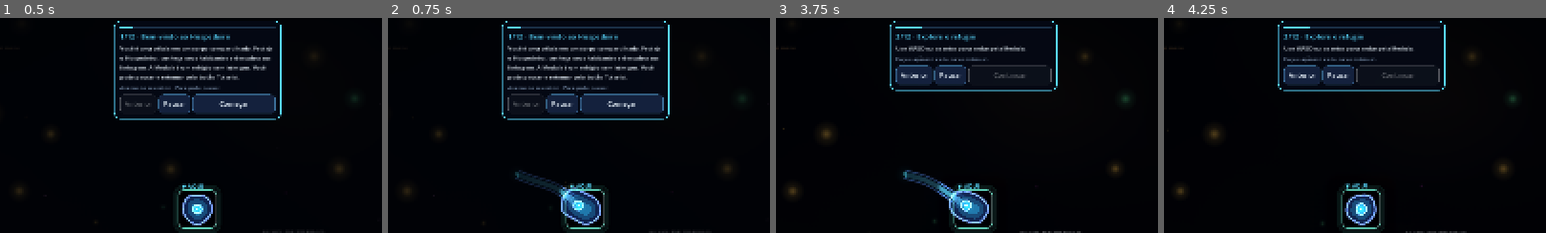
Above: before the commit, frames 1-4 (left to right).
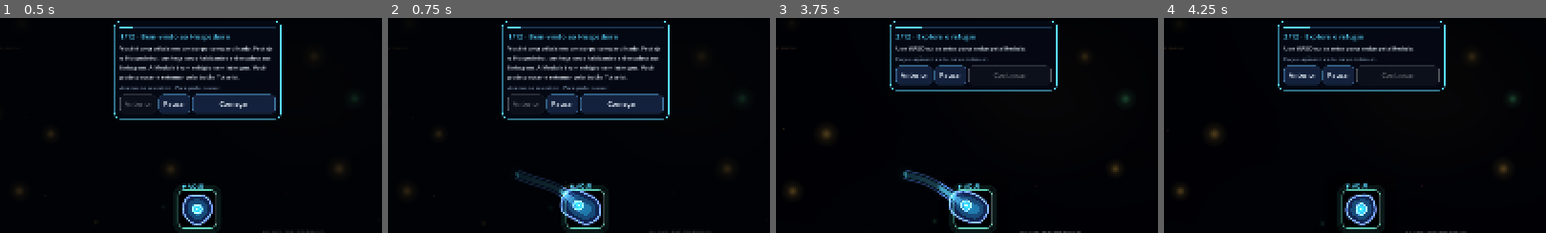
Above: after the commit, the same moments.

Repository: jodaltro/mmorpg
Game: Godot game, scene res://scenes/main.tscn
Two runs of this game, one before a commit and one after it. Both use one fixed random seed, a clock stepped at 60 frames per second and the inputs below.
Inputs:
- Up to frame 1 (0.5 s): no input
- Up to frame 2 (0.75 s): click "REINICIAR MUNDO" at 0.5 s
- Up to frame 3 (3.75 s): click "Começar" at 1.25 s; click "CONFIRMAR? apaga tudo" at 2 s; click "REINICIAR MUNDO" at 2.75 s; click "REINICIAR MUNDO" at 3.5 s
- Up to frame 4 (4.25 s): no input
The pictures show only the part of the screen within x 24-74%, y 6-56%; the shares and areas given below are measured in that part.

Frame 1 is identical in both runs. In frame 2, 0.2% of the frame differs, in the area x 44-56%, y 78-97%; in frame 3, 0.2%; in frame 4, less than 0.1%.

Commit message:
fix(hospedeiro): body springs integrated in small steps (needle/pancake flashes); callings offered only after a short stay
Co-Authored-By: Claude Sonnet 5.5 <noreply@anthropic.com>

Diff:
--- a/clients/hospedeiro/scripts/runtime/bio_calling_panel.gd
+++ b/clients/hospedeiro/scripts/runtime/bio_calling_panel.gd
@@ -10,8 +10,11 @@
 var _box: VBoxContainer
 var _chip: Button
 var _view: Dictionary = {}
+var dwell := 2.5  # seconds in a crisis before it offers anything: passing through a corridor asks nothing of you
 var _dismissed_for := ""  # the crisis whose offer the player put away
 var _key := ""
+var _here_for := ""  # the crisis the player is standing in, and since when
+var _here_since := 0.0
 
 
 func configure() -> void:
@@ -57,13 +60,23 @@
 	return out
 
 
+## The offer waits `dwell` seconds, so the view is looked at again while it is pending.
+func _process(_delta: float) -> void:
+	if not _view.is_empty() and not _card.visible and BioCallingRules.is_choosing(_view):
+		apply(_view)
+
+
 ## Takes the engine's `calling` view of the player.
 func apply(view: Dictionary) -> void:
 	_view = view
 	var conflict := str(view.get("conflict", ""))
 	if conflict.is_empty():
 		_dismissed_for = ""
-	var key := JSON.stringify(view)
+	if conflict != _here_for:
+		_here_for = conflict
+		_here_since = Time.get_ticks_msec() * 0.001
+	var waited := Time.get_ticks_msec() * 0.001 - _here_since >= dwell
+	var key := JSON.stringify(view) + str(waited)
 	if key == _key:
 		return
 	_key = key
@@ -71,7 +84,7 @@
 		_show_card(false)
 		_chip.visible = true
 		_chip.text = "CHAMADO: %s  ·  %s   (trocar)" % [_name_of(view), BioCallingRules.role_name(str(view.get("role", "")))]
-	elif BioCallingRules.is_choosing(view) and _dismissed_for != conflict:
+	elif BioCallingRules.is_choosing(view) and _dismissed_for != conflict and waited:
 		_chip.visible = false
 		_show_card(true)
 	else:
--- a/clients/hospedeiro/scripts/runtime/bio_cell_body.gd
+++ b/clients/hospedeiro/scripts/runtime/bio_cell_body.gd
@@ -86,6 +86,8 @@
 
 ## Elastic motion: a spring along a direction (negative = squashed back, positive = stretched out), a
 ## breathing spring for swelling, and a short queue of timed kicks (wind-up, then snap).
+const SPRING_STEP := 0.016  # seconds: the longest step the body's springs take at once
+
 var _stretch := 0.0
 var _stretch_v := 0.0
 var _stretch_dir := Vector2.RIGHT
@@ -251,12 +253,17 @@
 		if float(kick[0]) <= 0.0:
 			_stretch_v += float(kick[1])
 	_kicks = _kicks.filter(func(k: Array) -> bool: return float(k[0]) > 0.0)
-	_stretch_v += (-220.0 * _stretch - 14.0 * _stretch_v) * delta
-	_stretch = clampf(_stretch + _stretch_v * delta, -0.55, 1.4)
 	if _swell_target != 1.0 and BioClock.now() >= _swell_until:
 		_swell_target = 1.0
-	_swell_v += (-150.0 * (_swell - _swell_target) - 13.0 * _swell_v) * delta
-	_swell = clampf(_swell + _swell_v * delta, 0.5, 1.8)
+	# The springs are stiff: one long step (a hitch when a form changes or a corridor loads) makes them oscillate to their limits and the
+	# body flashes between a needle and a pancake. Small fixed steps keep them stable whatever the frame took.
+	var steps := clampi(ceili(delta / SPRING_STEP), 1, 12)
+	var h := minf(delta, SPRING_STEP * 12.0) / steps
+	for i in steps:
+		_stretch_v += (-220.0 * _stretch - 14.0 * _stretch_v) * h
+		_stretch = clampf(_stretch + _stretch_v * h, -0.55, 1.4)
+		_swell_v += (-150.0 * (_swell - _swell_target) - 13.0 * _swell_v) * h
+		_swell = clampf(_swell + _swell_v * h, 0.5, 1.8)
 
 
 func flash() -> void:
--- /dev/null
+++ b/clients/hospedeiro/tests/capture_calling.gd
@@ -0,0 +1,33 @@
+extends SceneTree
+## The player's body while a calling is worn and after it is given back, in the real renderer: a few frames each, to see it jump or twist.
+##   godot --path clients/hospedeiro --script res://tests/capture_calling.gd -- <output_dir>
+
+
+func _initialize() -> void:
+	_run.call_deferred()
+
+
+func _run() -> void:
+	var out_dir: String = OS.get_cmdline_user_args()[0] if OS.get_cmdline_user_args().size() > 0 else "."
+	DirAccess.make_dir_recursive_absolute(out_dir)
+	var world := load("res://scenes/main.tscn").instantiate() as BioWorld
+	world.save_path = ""
+	world.engine_url = ""
+	root.add_child(world)
+	await create_timer(1.5).timeout
+	var held := {"conflict": "x", "current": "t-regulador", "role": "controle", "form": "t-regulador", "offer": []}
+	var none := {"conflict": "", "offer": []}
+	# a strip of the cell's neighbourhood every 0.3 s, so a jump or a twist shows as a different tile
+	var strip := Image.create_empty(160 * 12, 160 * 3, false, Image.FORMAT_RGBA8)
+	var row := 0
+	for p in [["worn", held], ["back", none], ["again", held]]:
+		world.apply_engine_calling(p[1])
+		for i in 12:
+			await create_timer(0.3 if row != 0 or i > 0 else 2.0).timeout
+			var shot := root.get_texture().get_image()
+			shot.convert(Image.FORMAT_RGBA8)
+			var c := world.player.get_global_transform_with_canvas().origin
+			strip.blit_rect(shot, Rect2i(int(c.x) - 80, int(c.y) - 80, 160, 160), Vector2i(160 * i, 160 * row))
+		row += 1
+	strip.save_png(out_dir + "/strip.png")
+	quit()
--- /dev/null
+++ b/clients/hospedeiro/tests/capture_calling_forms.gd
@@ -0,0 +1,38 @@
+extends SceneTree
+## Every calling form worn and given back (real renderer, offline): per form a row of tiles, the first half worn, the second half after release.
+##   godot --path clients/hospedeiro --script res://tests/capture_forms.gd -- <output_dir>
+
+const FORMS := ["neutrofilo", "t-citotoxico", "celula-nk", "macrofago", "eosinofilo", "t-auxiliar", "mastocito", "t-regulador", "linfocito-b", "dendritica"]
+
+
+func _initialize() -> void:
+	_run.call_deferred()
+
+
+func _run() -> void:
+	var out_dir: String = OS.get_cmdline_user_args()[0] if OS.get_cmdline_user_args().size() > 0 else "."
+	DirAccess.make_dir_recursive_absolute(out_dir)
+	var world := load("res://scenes/main.tscn").instantiate() as BioWorld
+	world.save_path = ""
+	world.engine_url = ""
+	root.add_child(world)
+	await create_timer(1.5).timeout
+	var strip := Image.create_empty(120 * 16, 120 * FORMS.size(), false, Image.FORMAT_RGBA8)
+	for r in FORMS.size():
+		world.apply_engine_calling({"conflict": "x", "current": FORMS[r], "role": "x", "form": FORMS[r], "offer": []})
+		for i in 8:
+			await create_timer(0.35).timeout
+			_tile(world, strip, i, r)
+		world.apply_engine_calling({"conflict": "", "offer": []})
+		for i in 8:
+			await create_timer(0.35).timeout
+			_tile(world, strip, 8 + i, r)
+	strip.save_png(out_dir + "/forms.png")
+	quit()
+
+
+func _tile(world: BioWorld, strip: Image, col: int, row: int) -> void:
+	var shot := root.get_texture().get_image()
+	shot.convert(Image.FORMAT_RGBA8)
+	var c := world.player.get_global_transform_with_canvas().origin
+	strip.blit_rect(shot, Rect2i(int(c.x) - 60, int(c.y) - 60, 120, 120), Vector2i(120 * col, 120 * row))
--- /dev/null
+++ b/clients/hospedeiro/tests/capture_calling_live.gd
@@ -0,0 +1,59 @@
+extends SceneTree
+## The cell's body across a real calling against a real isolated engine: before, worn, back and a while after, a tile every 0.3 s.
+##   godot --path clients/hospedeiro --script res://tests/capture_calling_live.gd -- http://127.0.0.1:8198 <out_dir>
+
+const REGIONS := ["pele", "baco", "figado", "intestino", "pulmao", "medula", "rim", "linfonodo", "cerebro"]
+var _strip: Image
+var _tile := 0
+
+
+func _initialize() -> void:
+	_run.call_deferred()
+
+
+func _snap(world: BioWorld, seconds: float, tag: String) -> void:
+	var n := int(seconds / 0.3)
+	for i in n:
+		await create_timer(0.3).timeout
+		var shot := root.get_texture().get_image()
+		shot.convert(Image.FORMAT_RGBA8)
+		var c := world.player.get_global_transform_with_canvas().origin
+		_strip.blit_rect(shot, Rect2i(int(c.x) - 80, int(c.y) - 80, 160, 160), Vector2i(160 * (_tile % 16), 160 * (_tile / 16)))
+		_tile += 1
+	print("LIVE %s: form=%s calling=%s tail_on=%s spikes=%d" % [tag, world.lineage_id, str(world.engine_calling_view().get("current", "")), world.player.get_node("Body").tail_on if world.player.has_node("Body") else "?", 0])
+
+
+func _run() -> void:
+	var args := OS.get_cmdline_user_args()
+	var out_dir := args[1] if args.size() > 1 else "."
+	DirAccess.make_dir_recursive_absolute(out_dir)
+	_strip = Image.create_empty(160 * 16, 160 * 6, false, Image.FORMAT_RGBA8)
+	var world := load("res://scenes/main.tscn").instantiate() as BioWorld
+	world.save_path = ""
+	world.engine_url = args[0]
+	root.add_child(world)
+	await create_timer(25.0).timeout  # let the engine's look grow into the body first
+	await _snap(world, 4.8, "before")
+	var found := ""
+	for round_i in 30:
+		for region in REGIONS:
+			world.player.global_position = BioBodyMap.center_px(StringName(region))
+			await create_timer(1.6).timeout
+			if BioCallingRules.is_choosing(world.engine_calling_view()):
+				found = region
+				break
+		if found != "":
+			break
+	if found == "":
+		print("LIVE no calling offered")
+		quit(1)
+		return
+	world.calling_panel.chosen.emit(world.calling_panel.option_ids()[0])
+	await create_timer(1.0).timeout
+	await _snap(world, 4.8, "worn")
+	world.player.global_position = BioBodyMap.center_px(&"sangue")
+	await create_timer(1.5).timeout
+	await _snap(world, 4.8, "back")
+	await _snap(world, 9.6, "later")
+	_strip.save_png(out_dir + "/live_strip.png")
+	quit()
--- /dev/null
+++ b/clients/hospedeiro/tests/soak_walk.gd
@@ -0,0 +1,60 @@
+extends SceneTree
+## Walks the player through the organs the way a person does (a continuous path, not a jump), wearing a calling when one is offered, against a
+## real isolated fast engine, and logs every change of form, calling and region with the time. A form that flaps on a region edge shows up here.
+##   godot --path clients/hospedeiro --script res://tests/soak_walk.gd -- http://127.0.0.1:8198 <out_dir> 2>&1 | grep -E "WALK|ERROR|SCRIPT"
+
+const ROUTE := ["medula", "sangue", "coracao", "aorta", "figado", "aorta", "baco", "aorta", "intestino", "aorta", "rim", "aorta", "coracao", "pulmao", "coracao", "sangue", "medula"]
+const SPEED_UNITS := 9.0  # units per second, like the cell at a run
+
+var _log: Array = []
+var _last := ""
+var _strip: Image
+var _tiles := 0
+
+
+func _initialize() -> void:
+	_run.call_deferred()
+
+
+func _note(world: BioWorld, t: float) -> void:
+	var key := "%s|%s|%s" % [world.region, str(world.engine_calling_view().get("current", "")), world.lineage_id]
+	if key != _last:
+		_last = key
+		_log.append([t, key])
+		print("WALK t=%5.1f region=%s calling=%s form=%s" % [t, world.region, str(world.engine_calling_view().get("current", "")), world.lineage_id])
+
+
+func _run() -> void:
+	var args := OS.get_cmdline_user_args()
+	var out_dir := args[1] if args.size() > 1 else "."
+	DirAccess.make_dir_recursive_absolute(out_dir)
+	var world := load("res://scenes/main.tscn").instantiate() as BioWorld
+	world.save_path = ""
+	world.engine_url = args[0] if args.size() > 0 else "http://127.0.0.1:8198"
+	root.add_child(world)
+	await create_timer(3.0).timeout
+	var t := 0.0
+	_strip = Image.create_empty(140 * 16, 140 * 12, false, Image.FORMAT_RGBA8)
+	for stop in ROUTE:
+		var target := BioBodyMap.center_px(StringName(stop))
+		while world.player.global_position.distance_to(target) > BioArt.UNIT * 2.0:
+			var step := minf(SPEED_UNITS * BioArt.UNIT * 0.1, world.player.global_position.distance_to(target))
+			world.player.global_position += (target - world.player.global_position).normalized() * step
+			await create_timer(0.1).timeout
+			t += 0.1
+			_note(world, t)
+			var view := world.engine_calling_view()
+			if BioCallingRules.is_choosing(view) and world.calling_panel.option_ids().size() > 0:
+				world.calling_panel.chosen.emit(world.calling_panel.option_ids()[0])
+			if int(t * 10.0) % 20 == 0 and _tiles < 16 * 12:
+				var shot := root.get_texture().get_image()
+				shot.convert(Image.FORMAT_RGBA8)
+				var c := world.player.get_global_transform_with_canvas().origin
+				_strip.blit_rect(shot, Rect2i(int(c.x) - 70, int(c.y) - 70, 140, 140), Vector2i(140 * (_tiles % 16), 140 * (_tiles / 16)))
+				_tiles += 1
+		await create_timer(1.0).timeout
+		t += 1.0
+		_note(world, t)
+	_strip.save_png(out_dir + "/walk_strip.png")
+	print("WALK changes: %d over %.0f s" % [_log.size(), t])
+	quit()
--- a/clients/hospedeiro/tests/test_calling.gd
+++ b/clients/hospedeiro/tests/test_calling.gd
@@ -38,6 +38,7 @@
 	var panel := BioCallingPanel.new()
 	tree.root.add_child(panel)
 	panel.configure()
+	panel.dwell = 0.0
 	var picked := []
 	panel.chosen.connect(func(id: String) -> void: picked.append(id))
 	panel.apply(_view("", _offer()))
@@ -69,3 +70,30 @@
 	assert_eq(world.abilities.known(), before, "and so are the abilities")
 	world.queue_free()
 	await tree.process_frame
+
+
+func test_passing_through_a_crisis_offers_nothing_until_the_player_stays() -> void:
+	var panel := BioCallingPanel.new()
+	tree.root.add_child(panel)
+	panel.configure()
+	panel.dwell = 0.4
+	panel.apply(_view("", _offer()))
+	assert_true(not panel.is_card_visible(), "just arrived: nothing yet")
+	await tree.create_timer(0.7).timeout
+	assert_true(panel.is_card_visible(), "after staying a moment the offer comes")
+	panel.apply({"conflict": "", "offer": []})
+	panel.apply(_view("", _offer(), "other-crisis"))
+	assert_true(not panel.is_card_visible(), "another crisis starts the wait again")
+	panel.queue_free()
+
+
+func test_a_long_frame_does_not_throw_the_body_into_a_needle() -> void:
+	var body := BioCellBody.new()
+	body._stretch = 0.3
+	body._stretch_v = 4.0
+	body._swell = 1.3
+	for i in 30:
+		body._step_elastic(0.4)  # a hitch of nearly half a second, again and again
+	assert_true(absf(body._stretch) < 0.05, "the stretch settles instead of flipping between its limits (%f)" % body._stretch)
+	assert_true(absf(body._swell - 1.0) < 0.05, "and so does the swell (%f)" % body._swell)
+	body.free()
Not shown, changed: Docs/Validation/2026-10-28-hospedeiro-p10-p11-cliente.md
